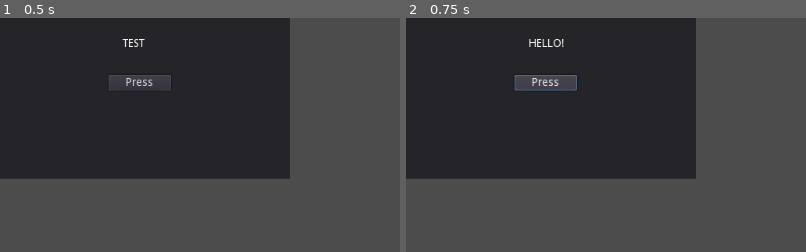
Above: before the commit, frames 1-2 (left to right).
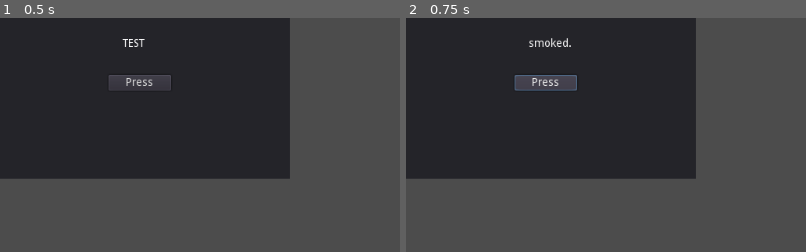
Above: after the commit, the same moments.

Repository: stunga/ElfStorm
Game: Godot game, scene res://Main Scene.tscn
Same seed, same stepped clock (60 frames per second), same inputs: the game is played once before the commit and once after it.
Inputs:
- Up to frame 1 (0.5 s): no input
- Up to frame 2 (0.75 s): click "Press" at 0.5 s
The pictures show only the part of the screen within x 0-50%, y 0-50%; the shares and areas given below are measured in that part.

Frame 1 is identical in both runs. In frame 2, 0.2% of the frame differs, in the area x 30-42%, y 8-13%.

Commit message:
DoneIt
Did it

Diff:
--- a/Main Scene.gd
+++ b/Main Scene.gd
@@ -5,4 +5,4 @@
 	get_node("Button").connect("pressed", self, "_on_Button_pressed")
 
 func _on_Button_pressed():
-	get_node("Label").text = "HELLO!"
+	get_node("Label").text = "smoked."
--- a/Main Scene.tscn
+++ b/Main Scene.tscn
@@ -25,3 +25,6 @@
 margin_right = 213.064
 margin_bottom = 82.906
 text = "Press"
+__meta__ = {
+"_edit_use_anchors_": false
+}
